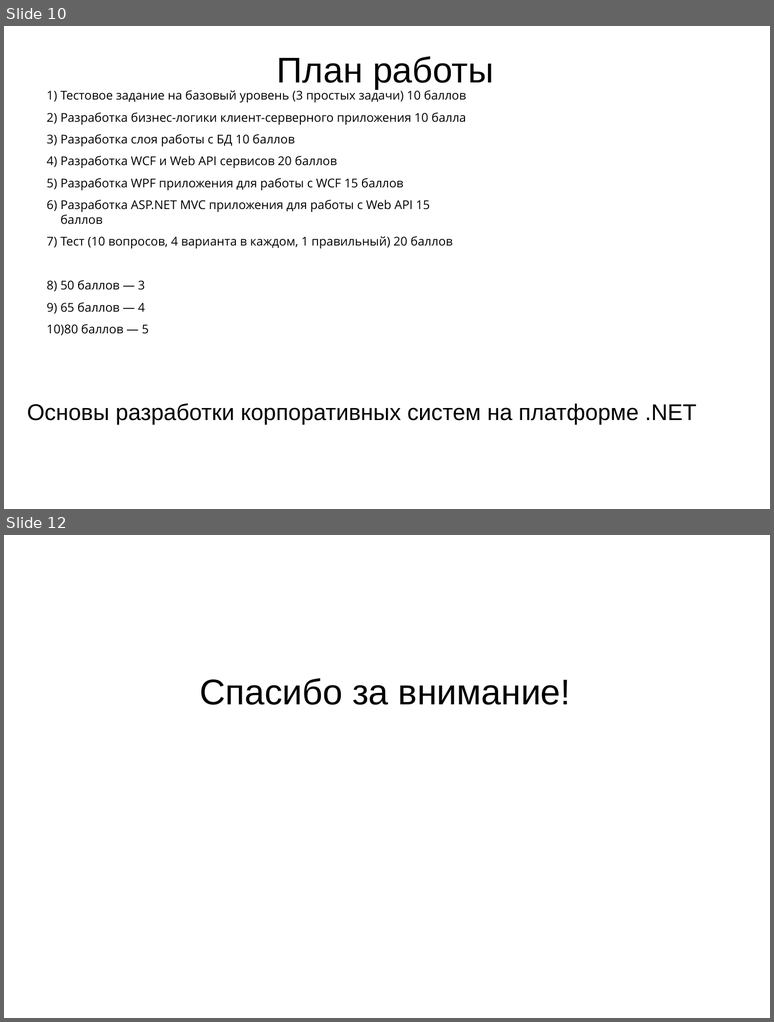
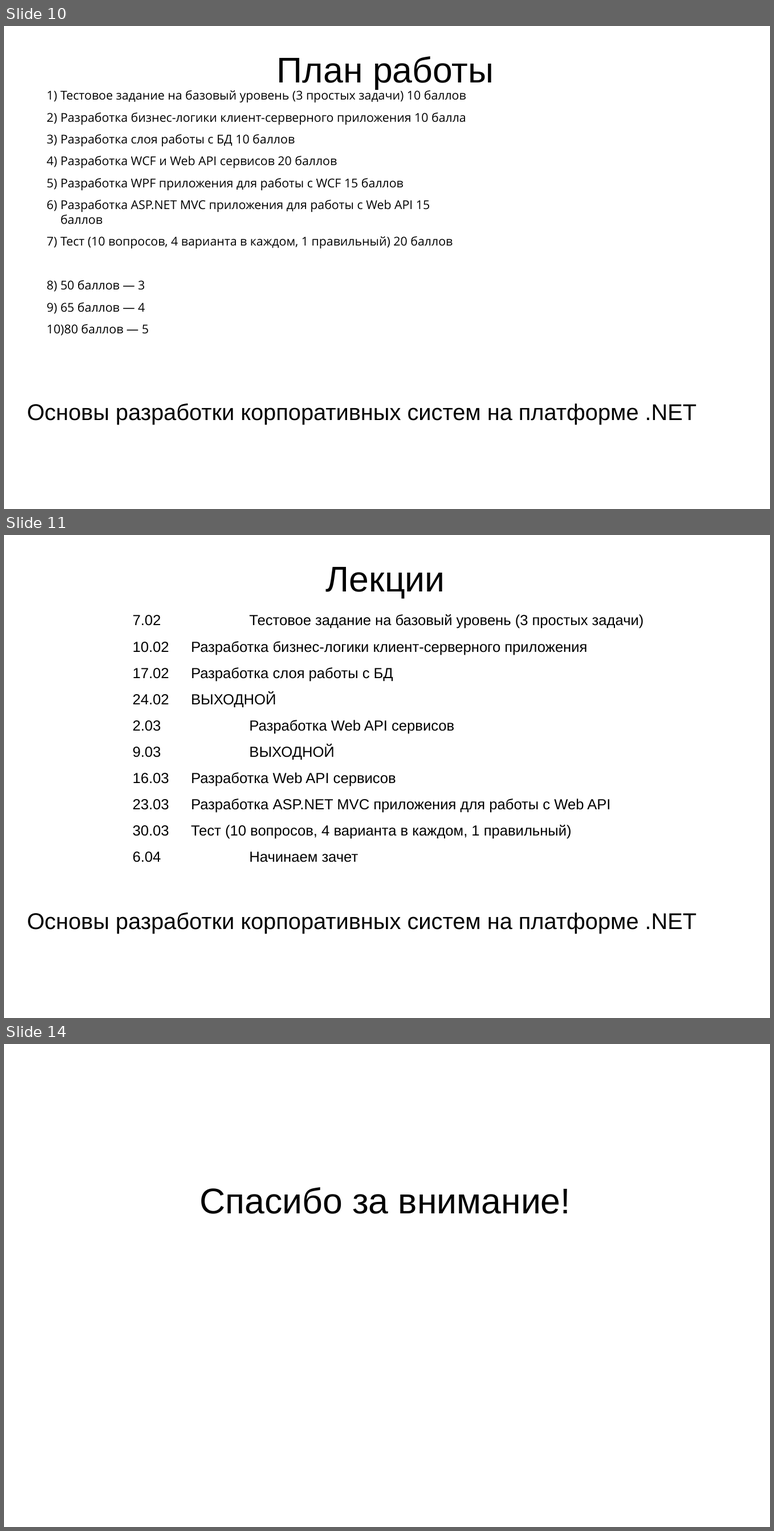
Before and after one commit to PeshekhonovK/ExampleSolution, a slide deck: docs/ЛЭТИ ВвПП 2019.1.pptx. Shown one above the other, each under a label of ours: slides 10 and 12 before the commit, slides 10, 11 and 14 after it; the slides between them are not shown. The pictures are 774x1022 and 774x1531 pixels, drawn with LibreOffice and Linux fonts; fonts in the diff are those of the drawing; background and template pictures are left out. Boxes give left, top, right and bottom in pixels: in the first picture for what was removed or moved away, otherwise in the second. Text is boxed around its words. In the diff, an @@ line names an element or a change of style, - is before the commit and + after.

```diff
--- a/docs/ЛЭТИ ВвПП 2019.1.pptx
+++ b/docs/ЛЭТИ ВвПП 2019.1.pptx
@@ slide 11 added at (x1=4, y1=535, x2=770, y2=1018), background picture (left out) @@
@@ text added at (x1=326, y1=567, x2=445, y2=598), 44 pt, text #000000 @@
+Лекции
@@ text added at (x1=133, y1=614, x2=644, y2=839), 18 pt, text #000000 @@
+7.02 Тестовое задание на базовый уровень (3 простых задачи)
+10.02 Разработка бизнес-логики клиент-серверного приложения
+17.02 Разработка слоя работы с БД
+24.02 ВЫХОДНОЙ
+2.03 Разработка Web API сервисов
+9.03 ВЫХОДНОЙ
+16.03 Разработка Web API сервисов
+23.03 Разработка ASP.NET MVC приложения для работы с Web API
+30.03 Тест (10 вопросов, 4 варианта в каждом, 1 правильный)
+6.04 Начинаем зачет
@@ text added at (x1=27, y1=912, x2=697, y2=933), 28 pt, text #000000 @@
+Основы разработки корпоративных систем на платформе .NET
@@ what was slide 12 is now slide 14 @@
```
Also in this commit, not shown: 1 slide changed, 1 other slide added, 1 other file.
